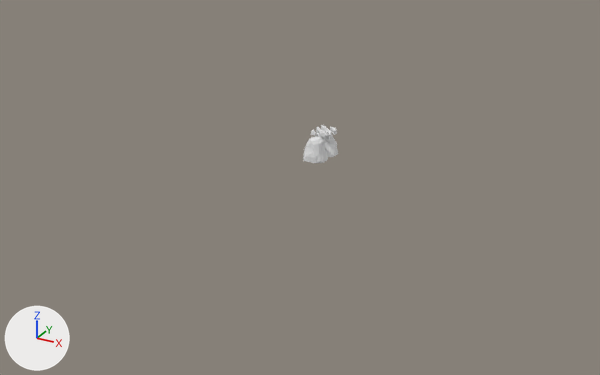
Renders of the Blender file Assets/Models/terrain.blend from each side of a commit.
Before and after are seen from a 50 mm lens placed at (17.2, -33.8, 14.6), pointed at (-0.7, -1.3, -1.7). Every picture has the same lights, and +X, +Y and +Z are marked at lower left. Mesh edges are drawn as thin lines on the coarser meshes.

Objects in the first picture: 'rock2'.
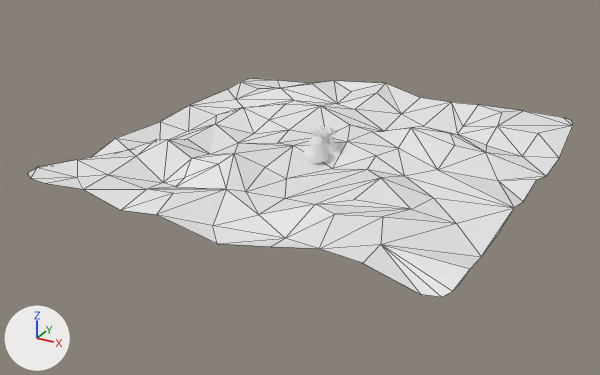
What the commit changed:
Mesh me_plane is new.
It has 126 vertices, 205 faces and spans x -10.1..10.1, y -10.1..10.2, z -0.6..0.8.
Object 'Plane' (ob_plane) is new; it shows me_plane.
Its location is (0.0, 0.0, 0.0).

What differs and where, as boxes [x1, y1, x2, y2] in the pictures (600 x 375 px):
'Plane', added
    after: [27, 78, 573, 297]
